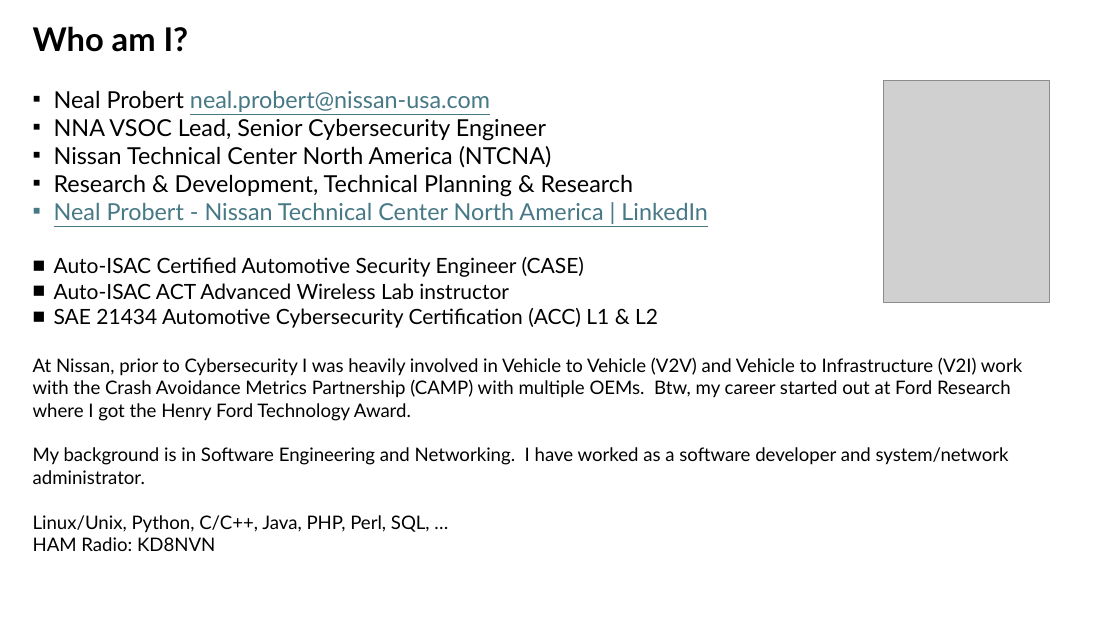
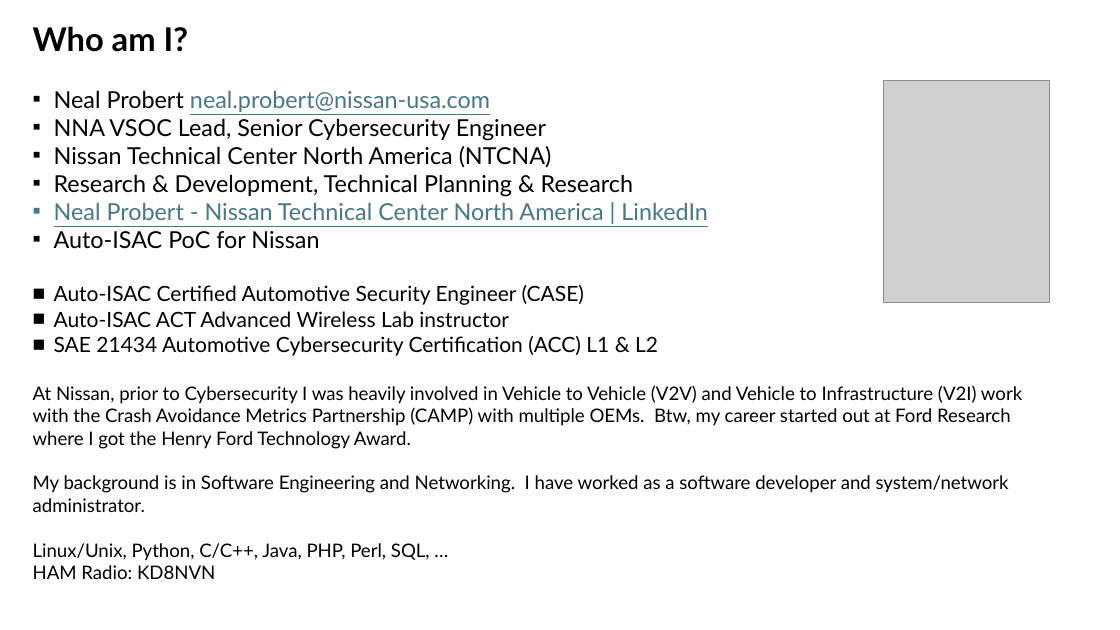
Before and after one commit to nprobert/AutoISAC-ACT-AdvWireless, a slide deck: slide 1 of ACT AdvancedWireless 2026 - Setup.pptx (slide 2 before the commit). Drawn at 1120x630 pixels with LibreOffice and Linux fonts; fonts in the diff are those of the drawing; grey boxes stand for pictures. Boxes give left, top, right and bottom in pixels: in the first picture for what was removed or moved away, otherwise in the second. Text is boxed around its words. In the diff, an @@ line names an element or a change of style, - is before the commit and + after.

```diff
--- a/ACT AdvancedWireless 2026 - Setup.pptx
+++ b/ACT AdvancedWireless 2026 - Setup.pptx
@@ text at [54, 231, 319, 249]: paragraph added @@
+▪ Auto-ISAC PoC for Nissan
```
Also in this commit, not shown: 1 other slide changed, 2 slides added.
